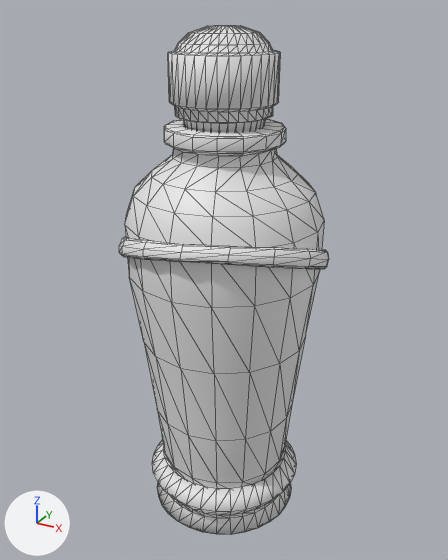
The glTF model objects/items/Potion.glb as it was, and as the next commit left it.
Both versions are drawn from a 50 mm lens placed at (3.099, -1.602, 0.971), pointed at (2.211, 0.012, 0.164). Lighting does not change. The marker at lower left points along +X, +Y and +Z. The older version comes first. Mesh edges are drawn as thin lines. Where no turn or scale is listed for an object, it has been applied to the vertices. Vertices at exactly the same position are counted once.

The first picture shows 'Ring', 'potion_bot', 'potion_top', 'potion_vase'.
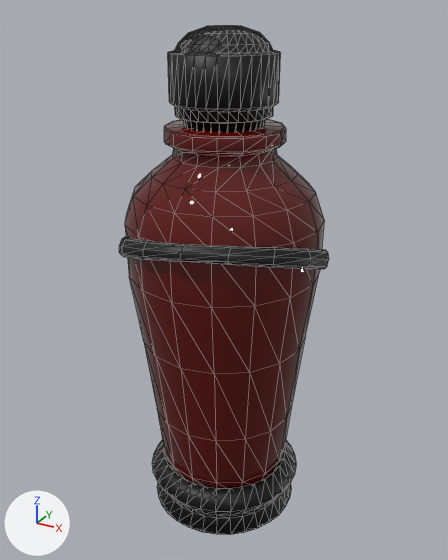
What the commit changed:
Picture 'potion_ring Base Color' (img_potion_ring_base_color) is new.
Picture 'Poition_Head Base Color' (img_poition_head_base_color) is new.
Picture 'Poition_bot Metallic' (img_poition_bot_metallic) is new.
Picture 'Poition_bot Base Color' (img_poition_bot_base_color) is new.
Picture 'potion Metallic-potion Roughness' (img_potion_metallic_potion_roughness) is new.
Picture 'potion Specular IOR Level' (img_potion_specular_ior_level) is new.
Picture 'UV_potion' (img_uv_potion) is new.
Material 'potion_ring' (mat_potion_ring) is new.
Its texture is img_potion_ring_base_color.
Material 'Poition_Head' (mat_poition_head) is new.
Its texture is img_poition_head_base_color.
Material 'Poition_bot' (mat_poition_bot) is new.
Uses the picture img_poition_bot_base_color.
Uses the picture img_poition_bot_metallic.
Material 'potion' (mat_potion) is new.
Uses the picture img_potion_metallic_potion_roughness.
Uses the picture img_potion_specular_ior_level.
Uses the picture img_uv_potion.
me_cylinder_010 has 242 vertices, 480 faces and spans x -0.186..0.426, y -0.347..0.265, z -0.601..0.665.
me_cylinder_010 is used by ob_potion_vase; location (2.094, 0.048, 0.0).
me_cylinder_010 part 1: texture (UV) coordinates of 480 of 480 faces, centred in x -0.177..0.417, y -0.338..0.256, z -0.601..0.659, changed; they spanned u 0.0..0.93, v 0.0..0.89 and now span u 0.0..0.93, v 0.33..1.0.
me_cylinder_010 gains material mat_potion.
me_cylinder_011 has 192 vertices, 380 faces and spans x -0.264..0.264, y -0.264..0.264, z -0.146..0.027.
me_cylinder_011 gains material mat_poition_bot.
me_cylinder_012 has 320 vertices, 636 faces and spans x -0.157..0.157, y -0.639..-0.326, z 0.536..0.908.
me_cylinder_012 is used by ob_potion_top; location (2.212, 0.493, 0.016).
me_cylinder_012 part 2: texture (UV) coordinates of 636 of 636 faces, centred in x -0.156..0.156, y -0.638..-0.327, z 0.536..0.908, changed; they spanned u 0.0..1.0, v 0.01..1.0 and now span u 0.09..0.96, v 0.47..0.97.
me_cylinder_012 gains material mat_poition_head (picture img_poition_head_base_color).
me_cylinder_013 has 128 vertices, 256 faces and spans x -0.348..0.309, y -0.167..0.48, z 0.218..0.479.
me_cylinder_013 gains material mat_potion_ring (picture img_potion_ring_base_color).

Boxes [x1, y1, x2, y2] around the edits, measured in the pictures (448 x 560 px):
'potion_vase', recoloured, surface changed (white to brown)
    both: [125, 119, 324, 489]
'potion_top', recoloured, surface changed (white to grey)
    both: [168, 26, 281, 132]
'potion_bot', recoloured (white to grey)
    both: [152, 440, 296, 535]
'Ring', recoloured (white to grey)
    both: [119, 237, 329, 269]
